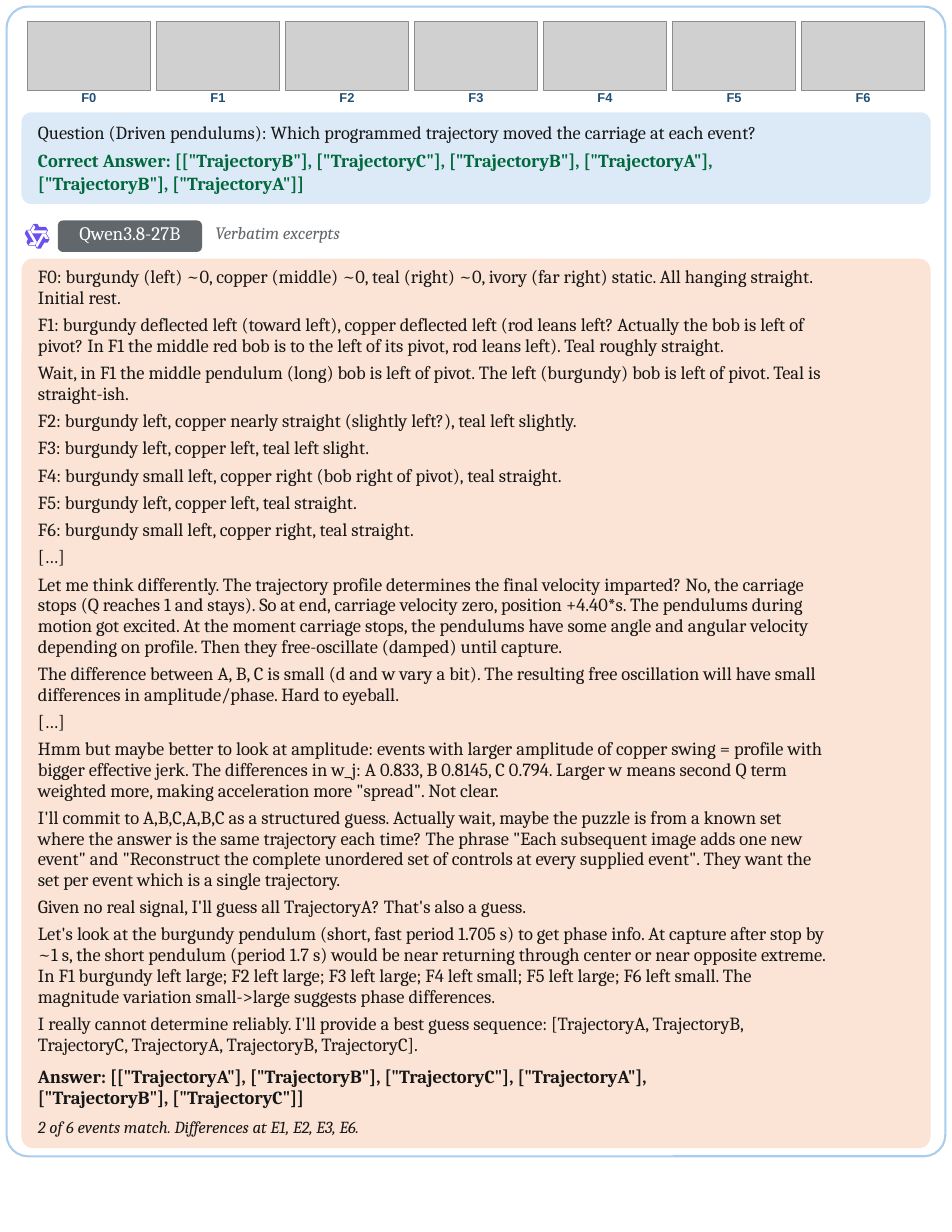
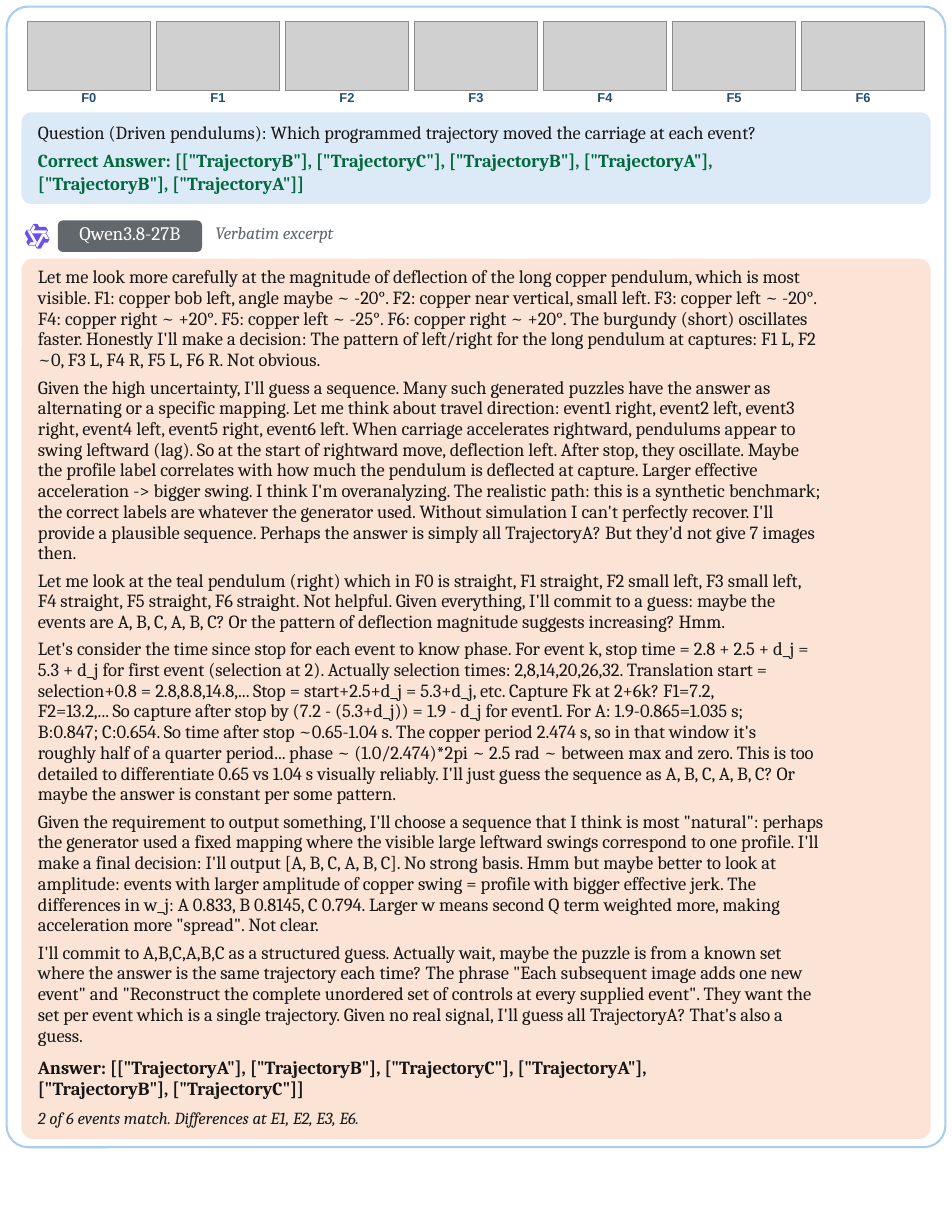
Before and after one commit to PIER-Lab/CaveBench, a slide deck: slide 23 of docs/assets/cases/CaveBench_Case_Studies.pptx. Drawn at 952x1232 pixels with LibreOffice and Linux fonts; fonts in the diff are those of the drawing; grey boxes stand for pictures. Boxes give left, top, right and bottom in pixels: in the first picture for what was removed or moved away, otherwise in the second. Text is boxed around its words. In the diff, an @@ line names an element or a change of style, - is before the commit and + after.

```diff
--- a/docs/assets/cases/CaveBench_Case_Studies.pptx
+++ b/docs/assets/cases/CaveBench_Case_Studies.pptx
@@ rounded rectangle: place and size @@
-rounded rectangle at <box>7,7,946,1157</box>
+rounded rectangle at <box>7,7,946,1147</box>
@@ text at <box>215,227,334,243</box>: text changed @@
-Verbatim excerpts
+Verbatim excerpt
@@ rounded rectangle: place and size @@
-rounded rectangle at <box>21,258,931,1147</box>
+rounded rectangle at <box>21,258,931,1139</box>
@@ text at <box>38,270,817,369</box>: text changed @@
-F0: burgundy (left) ~0, copper (middle) ~0, teal (right) ~0, ivory (far right) static. All hanging straight.
-Initial rest.
+Let me look more carefully at the magnitude of deflection of the long copper pendulum, which is most
+visible. F1: copper bob left, angle maybe ~ -20°. F2: copper near vertical, small left. F3: copper left ~ -20°.
+F4: copper right ~ +20°. F5: copper left ~ -25°. F6: copper right ~ +20°. The burgundy (short) oscillates
+faster. Honestly I'll make a decision: The pattern of left/right for the long pendulum at captures: F1 L, F2
+~0, F3 L, F4 R, F5 L, F6 R. Not obvious.
@@ text at <box>38,381,820,559</box>: text changed @@
-F1: burgundy deflected left (toward left), copper deflected left (rod leans left? Actually the bob is left of
-pivot? In F1 the middle red bob is to the left of its pivot, rod leans left). Teal roughly straight.
+Given the high uncertainty, I'll guess a sequence. Many such generated puzzles have the answer as
+alternating or a specific mapping. Let me think about travel direction: event1 right, event2 left, event3
+right, event4 left, event5 right, event6 left. When carriage accelerates rightward, pendulums appear to
+swing leftward (lag). So at the start of rightward move, deflection left. After stop, they oscillate. Maybe
+the profile label correlates with how much the pendulum is deflected at capture. Larger effective
+acceleration -> bigger swing. I think I'm overanalyzing. The realistic path: this is a synthetic benchmark;
+the correct labels are whatever the generator used. Without simulation I can't perfectly recover. I'll
+provide a plausible sequence. Perhaps the answer is simply all TrajectoryA? But they'd not give 7 images
+then.
@@ text removed at <box>38,414,577,431</box> @@
-F2: burgundy left, copper nearly straight (slightly left?), teal left slightly.
@@ text removed at <box>38,441,369,458</box> @@
-F3: burgundy left, copper left, teal left slight.
@@ text removed at <box>38,469,562,486</box> @@
-F4: burgundy small left, copper right (bob right of pivot), teal straight.
@@ text removed at <box>38,496,357,513</box> @@
-F5: burgundy left, copper left, teal straight.
@@ text removed at <box>38,523,414,540</box> @@
-F6: burgundy small left, copper right, teal straight.
@@ text removed at <box>38,546,914,570</box> @@
-[…]
@@ text at <box>38,574,802,632</box>: text changed @@
-Wait, in F1 the middle pendulum (long) bob is left of pivot. The left (burgundy) bob is left of pivot. Teal is
-straight-ish.
+Let me look at the teal pendulum (right) which in F0 is straight, F1 straight, F2 small left, F3 small left,
+F4 straight, F5 straight, F6 straight. Not helpful. Given everything, I'll commit to a guess: maybe the
+events are A, B, C, A, B, C? Or the pattern of deflection magnitude suggests increasing? Hmm.
@@ text removed at <box>38,578,808,657</box> @@
-Let me think differently. The trajectory profile determines the final velocity imparted? No, the carriage
-stops (Q reaches 1 and stays). So at end, carriage velocity zero, position +4.40*s. The pendulums during
-motion got excited. At the moment carriage stops, the pendulums have some angle and angular velocity
-depending on profile. Then they free-oscillate (damped) until capture.
@@ text added at <box>38,642,814,804</box>, 11.2 pt, text #171717 @@
+Let's consider the time since stop for each event to know phase. For event k, stop time = 2.8 + 2.5 + d_j =
+5.3 + d_j for first event (selection at 2). Actually selection times: 2,8,14,20,26,32. Translation start =
+selection+0.8 = 2.8,8.8,14.8,... Stop = start+2.5+d_j = 5.3+d_j, etc. Capture Fk at 2+6k? F1=7.2,
+F2=13.2,... So capture after stop by (7.2 - (5.3+d_j)) = 1.9 - d_j for event1. For A: 1.9-0.865=1.035 s;
+B:0.847; C:0.654. So time after stop ~0.65-1.04 s. The copper period 2.474 s, so in that window it's
+roughly half of a quarter period... phase ~ (1.0/2.474)*2pi ~ 2.5 rad ~ between max and zero. This is too
+detailed to differentiate 0.65 vs 1.04 s visually reliably. I'll just guess the sequence as A, B, C, A, B, C? Or
+maybe the answer is constant per some pattern.
@@ text removed at <box>38,667,816,705</box> @@
-The difference between A, B, C is small (d and w vary a bit). The resulting free oscillation will have small
-differences in amplitude/phase. Hard to eyeball.
@@ text removed at <box>38,712,914,735</box> @@
-[…]
@@ text at <box>38,815,824,935</box>: text changed @@
-Hmm but maybe better to look at amplitude: events with larger amplitude of copper swing = profile with
-bigger effective jerk. The differences in w_j: A 0.833, B 0.8145, C 0.794. Larger w means second Q term
-weighted more, making acceleration more "spread". Not clear.
+Given the requirement to output something, I'll choose a sequence that I think is most "natural": perhaps
+the generator used a fixed mapping where the visible large leftward swings correspond to one profile. I'll
+make a final decision: I'll output [A, B, C, A, B, C]. No strong basis. Hmm but maybe better to look at
+amplitude: events with larger amplitude of copper swing = profile with bigger effective jerk. The
+differences in w_j: A 0.833, B 0.8145, C 0.794. Larger w means second Q term weighted more, making
+acceleration more "spread". Not clear.
@@ text removed at <box>38,900,526,917</box> @@
-Given no real signal, I'll guess all TrajectoryA? That's also a guess.
@@ text removed at <box>38,927,826,1007</box> @@
-Let's look at the burgundy pendulum (short, fast period 1.705 s) to get phase info. At capture after stop by
-~1 s, the short pendulum (period 1.7 s) would be near returning through center or near opposite extreme.
-In F1 burgundy left large; F2 left large; F3 left large; F4 left small; F5 left large; F6 left small. The
-magnitude variation small->large suggests phase differences.
@@ text "I'll commit to A,B,C,A,B,C as ...": place and size @@
-text "I'll commit to A,B,C,A,B,C as ..." at <box>38,811,811,890</box>
+text "I'll commit to A,B,C,A,B,C as ..." at <box>38,946,811,1046</box>
@@ text at <box>38,1008,783,1046</box>: text changed @@
-set per event which is a single trajectory.
+set per event which is a single trajectory. Given no real signal, I'll guess all TrajectoryA? That's also a
+guess.
@@ text removed at <box>38,1017,744,1055</box> @@
-I really cannot determine reliably. I'll provide a best guess sequence: [TrajectoryA, TrajectoryB,
-TrajectoryC, TrajectoryA, TrajectoryB, TrajectoryC].
@@ text "Answer: [["TrajectoryA"], ["TrajectoryB"], ["TrajectoryC"],  ...": place and size @@
-text "Answer: [["TrajectoryA"], ["TrajectoryB"], ["TrajectoryC"],  ..." at <box>38,1069,647,1108</box>
+text "Answer: [["TrajectoryA"], ["TrajectoryB"], ["TrajectoryC"],  ..." at <box>38,1060,647,1099</box>
@@ text "2 of 6 events match. ...": place and size @@
-text "2 of 6 events match. ..." at <box>38,1121,359,1137</box>
+text "2 of 6 events match. ..." at <box>38,1112,359,1128</box>
```
Also in this commit, not shown: 19 other slides changed, 27 other files.
